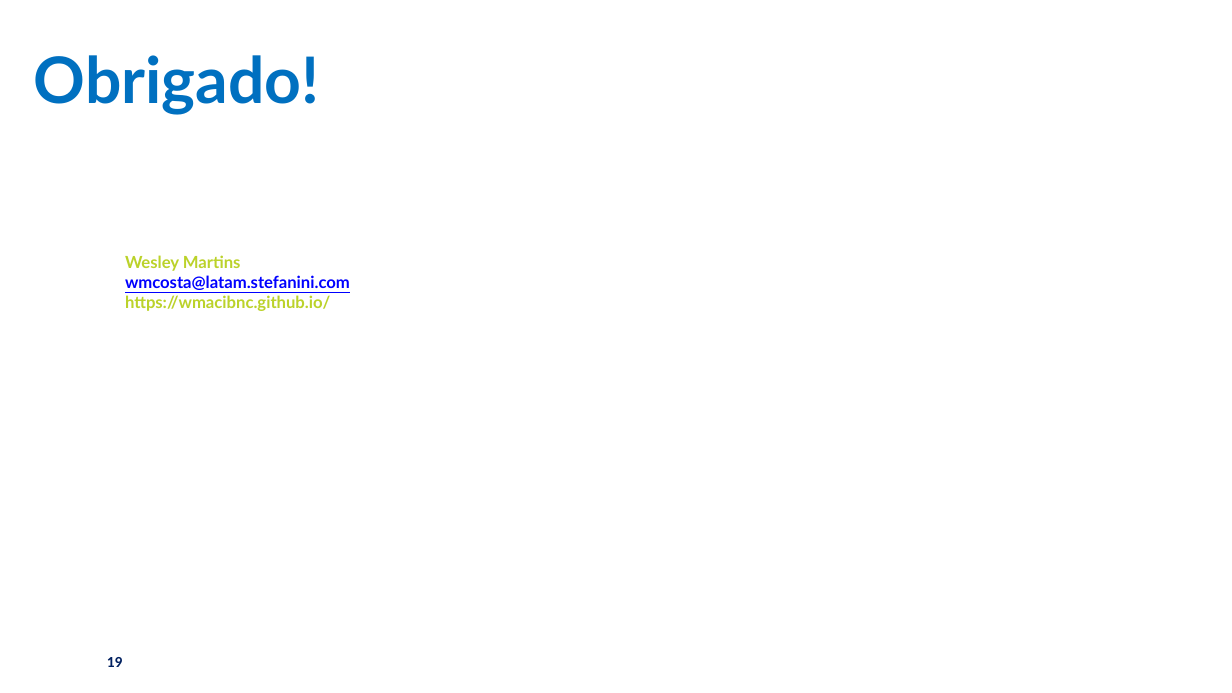
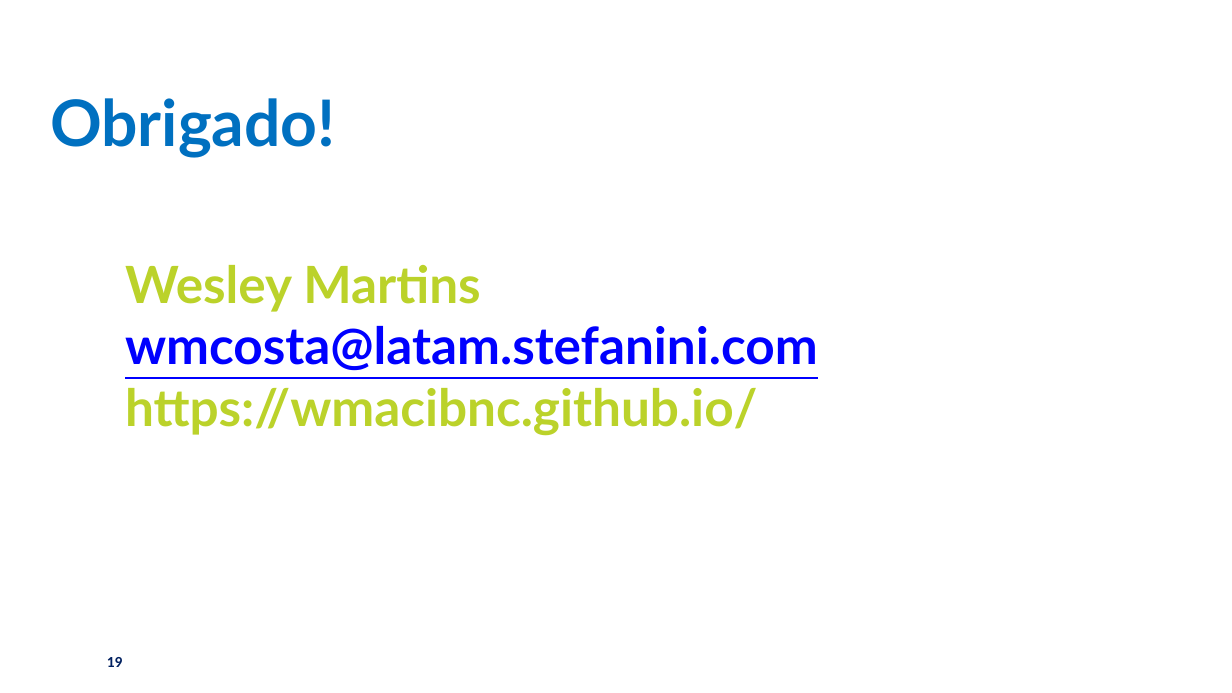
Before and after one commit to wmacibnc/spring-h2-db-poc, a slide deck: slide 19 of Dojo-DevOps-QA.odp. Drawn at 1232x693 pixels with LibreOffice and Linux fonts; fonts in the diff are those of the drawing; background and template pictures are left out. Boxes give left, top, right and bottom in pixels: in the first picture for what was removed or moved away, otherwise in the second. Text is boxed around its words. In the diff, an @@ line names an element or a change of style, - is before the commit and + after.

Commit message:
Ajustes na apresentação devido ao novo formato odp

```diff
--- a/Dojo-DevOps-QA.odp
+++ b/Dojo-DevOps-QA.odp
@@ free "Obrigado!": place and size @@
-free "Obrigado!" at box(29, 73, 1067, 159)
+free "Obrigado!" at box(45, 116, 1084, 202)
@@ text "Wesley Martins" at box(125, 265, 818, 436): size 13 to 40 pt @@
```
